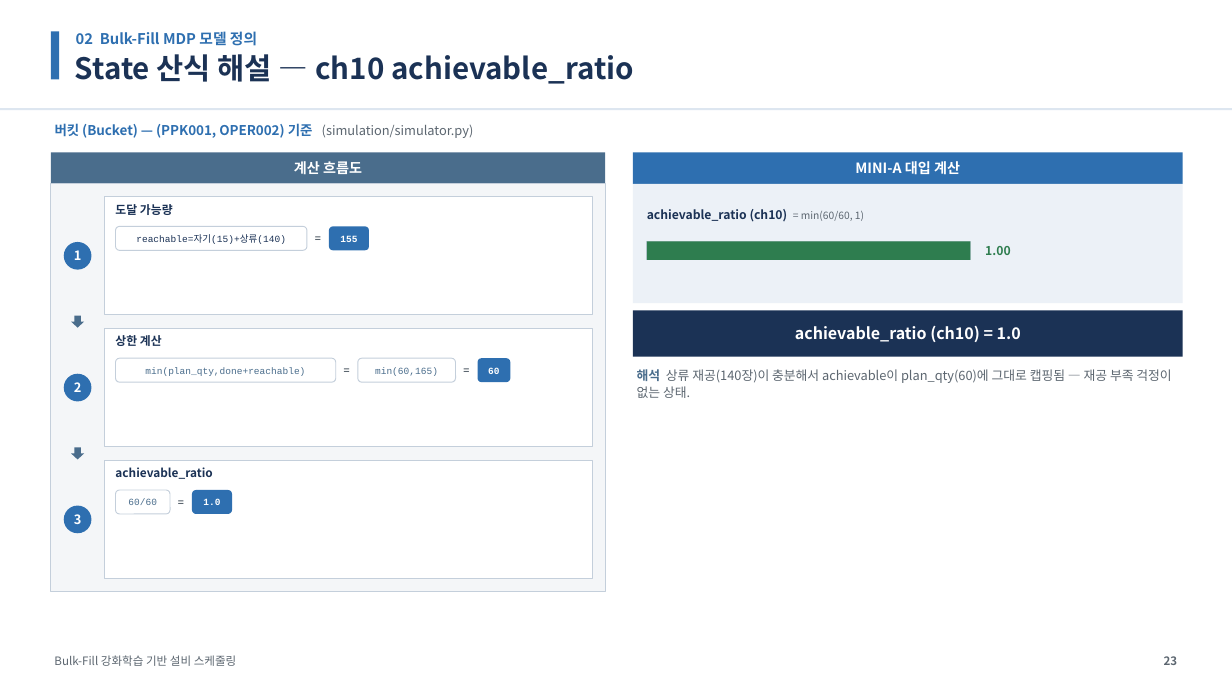
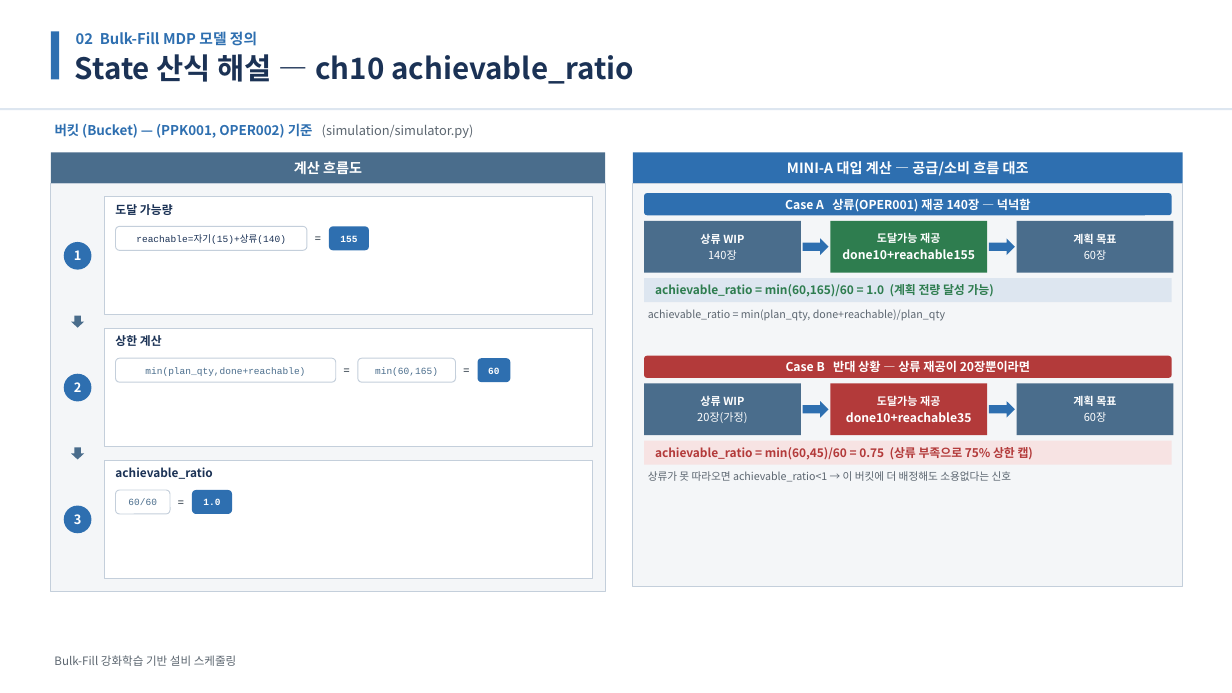
Before and after one commit to relighting123/pjt_scheduling, a slide deck: slide 23 of docs/스케줄링_발표자료.pptx. Drawn at 1232x693 pixels with LibreOffice and Linux fonts; fonts in the diff are those of the drawing. Boxes give left, top, right and bottom in pixels: in the first picture for what was removed or moved away, otherwise in the second. Text is boxed around its words. In the diff, an @@ line names an element or a change of style, - is before the commit and + after.

```diff
--- a/docs/스케줄링_발표자료.pptx
+++ b/docs/스케줄링_발표자료.pptx
@@ text at box(787, 161, 1029, 176): text changed @@
-MINI-A 대입 계산
+MINI-A 대입 계산 — 공급/소비 흐름 대조
@@ rectangle removed at box(633, 184, 1183, 303) @@
@@ rectangle added at box(633, 184, 1183, 587), fill #F4F6F8, outline #C4CFDB 0.75 pt @@
@@ rounded rectangle added at box(644, 193, 1172, 215), fill #2E6FB0, 9.5 pt, text #FFFFFF, bold @@
+Case A 상류(OPER001) 재공 140장 — 넉넉함
@@ rectangle added at box(644, 221, 801, 273), fill #4A6D8C @@
@@ text added at box(700, 234, 744, 260), 8.6 pt, text #FFFFFF, bold @@
+상류 WIP
+140장
@@ right arrow added at box(803, 238, 829, 255), fill #2E6FB0 @@
@@ rectangle: place and size @@
-rectangle at box(647, 241, 970, 260)
+rectangle at box(831, 221, 988, 273)
@@ text added at box(842, 232, 975, 259), 9.5 pt, text #FFFFFF, bold @@
+도달가능 재공
+done10+reachable155
@@ right arrow added at box(989, 238, 1015, 255), fill #2E6FB0 @@
@@ rectangle added at box(1017, 221, 1174, 273), fill #4A6D8C @@
@@ text added at box(1073, 233, 1116, 260), 8.6 pt, text #FFFFFF, bold @@
+계획 목표
+60장
@@ rectangle removed at box(647, 241, 970, 260) @@
@@ text removed at box(985, 246, 1010, 255) @@
-1.00
@@ rectangle: place and size @@
-rectangle at box(633, 311, 1183, 357)
+rectangle at box(644, 278, 1172, 302)
@@ rectangle at box(644, 278, 1172, 302): fill #1B3255 to #DDE6F0 @@
@@ text at box(655, 284, 994, 297): text changed; size 9.5 to 9.3 pt; text colour #1B3255 to #2E7D4F @@
-achievable_ratio (ch10) = min(60/60, 1)
+achievable_ratio = min(60,165)/60 = 1.0 (계획 전량 달성 가능)
@@ text "achievable_ratio = min(plan_qty, done+reachable)/plan_qty" at box(648, 309, 945, 321): vertical alignment middle to top @@
@@ text at box(648, 309, 945, 321): text changed; size 12.5 to 8.3 pt; text colour #FFFFFF to #5C6670; bold off @@
-achievable_ratio (ch10) = 1.0
+achievable_ratio = min(plan_qty, done+reachable)/plan_qty
@@ rounded rectangle added at box(644, 356, 1172, 378), fill #B33A3A, 9.5 pt, text #FFFFFF, bold @@
+Case B 반대 상황 — 상류 재공이 20장뿐이라면
@@ text removed at box(637, 369, 1171, 398) @@
-해석 상류 재공(140장)이 충분해서 achievable이 plan_qty(60)에 그대로 캡핑됨 — 재공 부족 걱정이 없는 상태.
@@ rectangle added at box(644, 384, 801, 435), fill #4A6D8C @@
@@ rectangle added at box(831, 384, 988, 435), fill #B33A3A @@
@@ rectangle added at box(1017, 384, 1174, 435), fill #4A6D8C @@
@@ text added at box(697, 396, 747, 423), 8.6 pt, text #FFFFFF @@
+상류 WIP
+20장(가정)
@@ right arrow added at box(803, 401, 829, 418), fill #2E6FB0 @@
@@ text added at box(846, 395, 972, 422), 9.5 pt, text #FFFFFF, bold @@
+도달가능 재공
+done10+reachable35
@@ right arrow added at box(989, 401, 1015, 418), fill #2E6FB0 @@
@@ text added at box(1073, 395, 1116, 422), 8.6 pt, text #FFFFFF, bold @@
+계획 목표
+60장
@@ rectangle added at box(644, 441, 1172, 465), fill #F7E3E3 @@
@@ text added at box(655, 447, 1033, 460), 9.3 pt, text #B33A3A, bold @@
+achievable_ratio = min(60,45)/60 = 0.75 (상류 부족으로 75% 상한 캡)
@@ text added at box(648, 471, 1012, 482), 8.3 pt, text #5C6670 @@
+상류가 못 따라오면 achievable_ratio<1 → 이 버킷에 더 배정해도 소용없다는 신호
@@ text removed at box(1164, 656, 1178, 665) @@
-23
```
Also in this commit, not shown: 14 other slides changed, 1 other file.
